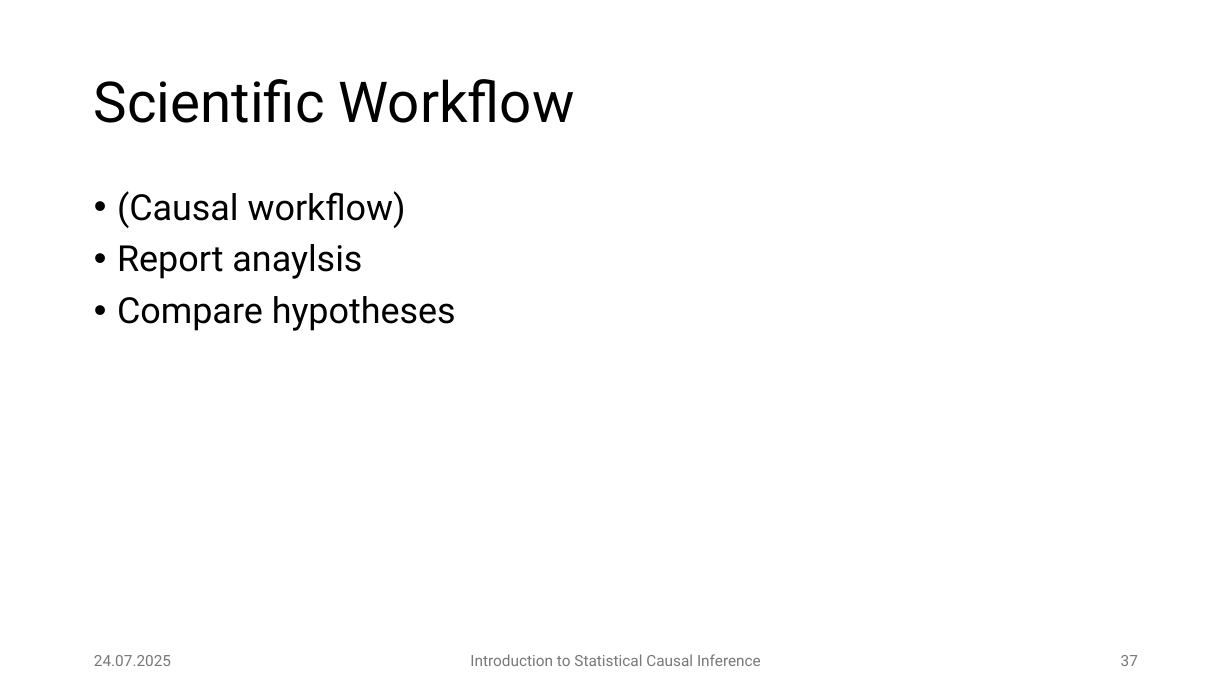
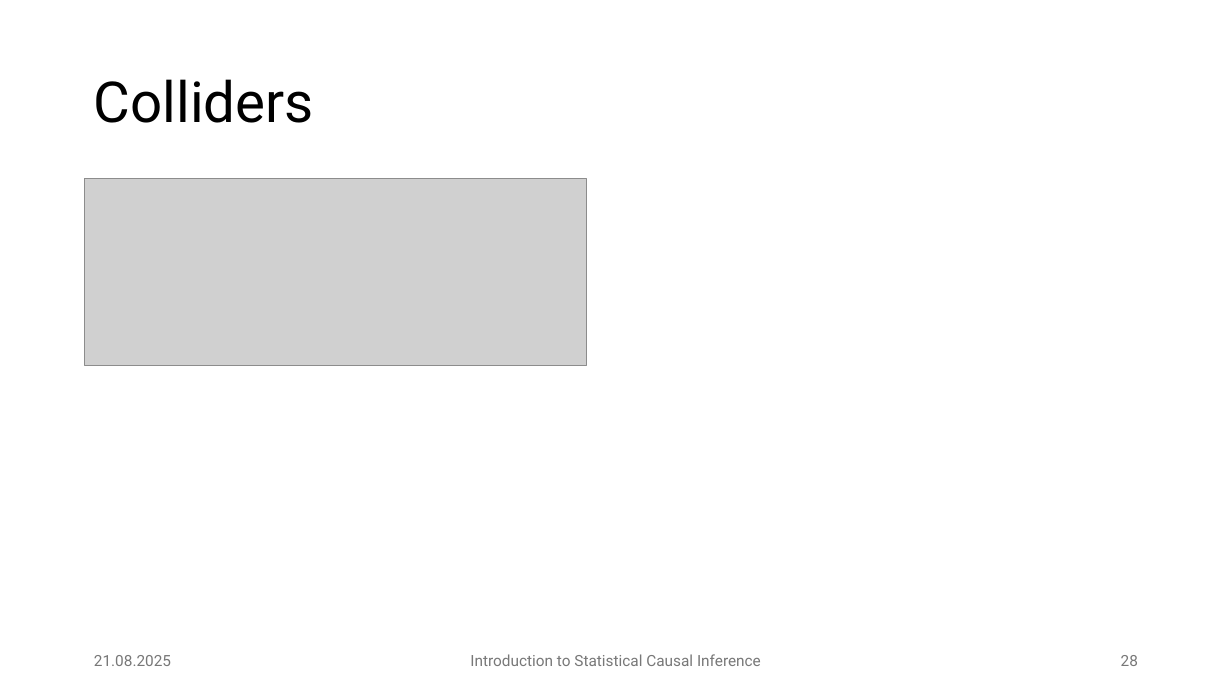
Before and after one commit to JulianFrattini/bda4sci, a slide deck: slide 28 of version2/slides/intro-sci.pptx (slide 37 before the commit). Drawn at 1232x693 pixels with LibreOffice and Linux fonts; fonts in the diff are those of the drawing; grey boxes stand for pictures. Boxes give left, top, right and bottom in pixels: in the first picture for what was removed or moved away, otherwise in the second. Text is boxed around its words. In the diff, an @@ line names an element or a change of style, - is before the commit and + after.

```diff
--- a/version2/slides/intro-sci.pptx
+++ b/version2/slides/intro-sci.pptx
@@ title at [94,79,314,123]: text changed @@
-Scientific Workflow
+Colliders
@@ picture added at [85,179,587,366] @@
@@ text removed at [117,191,456,331] @@
-• (Causal workflow)
-• Report anaylsis
-• Compare hypotheses
@@ text at [94,655,171,666]: text changed @@
-24.07.2025
+21.08.2025
@@ page number at [1121,655,1138,666]: text changed @@
-37
+28
```
Also in this commit, not shown: 42 other slides changed, 6 slides added, 3 slides removed, 3 other files.
